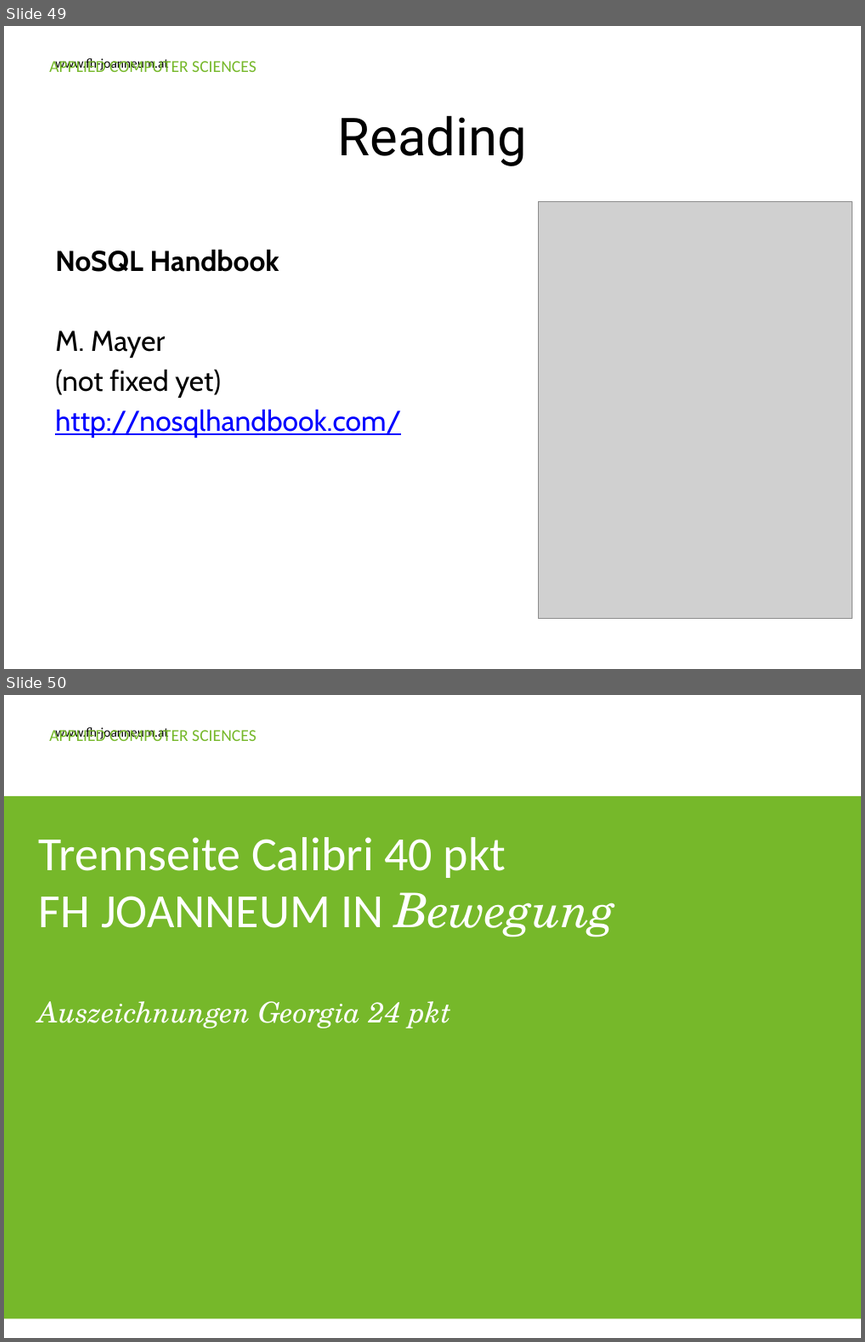
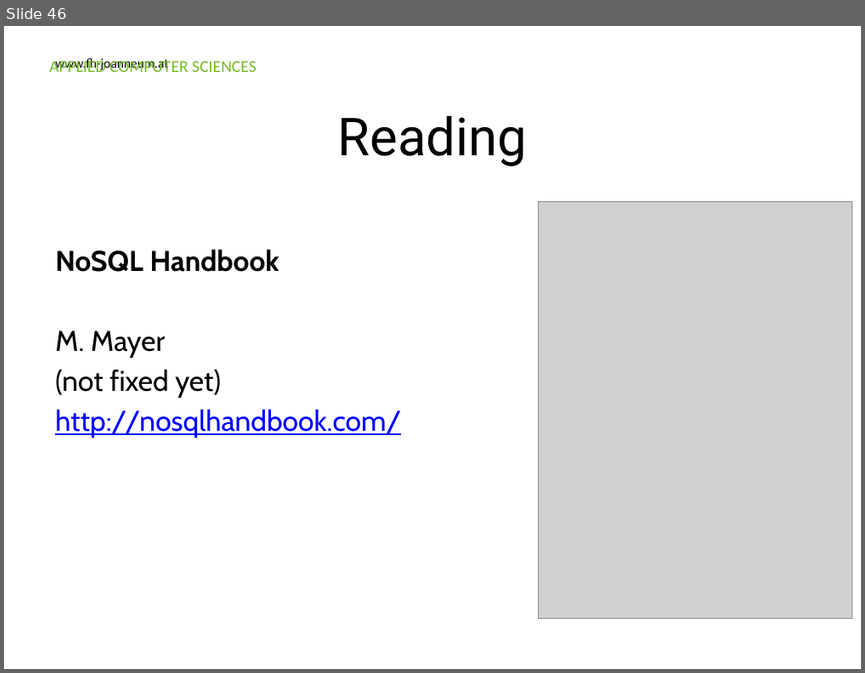
Before and after one commit to Ravenlord/guest-lecture-nosql, a slide deck: Presentation/FHJ_guest_lecture_nosql.pptx. Shown one above the other, each under a label of ours: slides 49 and 50 before the commit, slide 46 after it. The pictures are 865x1342 and 865x673 pixels, drawn with LibreOffice and Linux fonts; fonts in the diff are those of the drawing; grey boxes stand for pictures; background and template pictures are left out. Boxes give left, top, right and bottom in pixels: in the first picture for what was removed or moved away, otherwise in the second. Text is boxed around its words. In the diff, an @@ line names an element or a change of style, - is before the commit and + after.

```diff
--- a/Presentation/FHJ_guest_lecture_nosql.pptx
+++ b/Presentation/FHJ_guest_lecture_nosql.pptx
@@ slide 50 removed at box(4, 695, 861, 1338), background #FFFFFF; not listed: 2 template elements that a slide beside it also shows @@
@@ rectangle removed at box(4, 796, 861, 1319) @@
@@ text removed at box(39, 837, 615, 1028) @@
-Trennseite Calibri 40 pkt
-FH JOANNEUM IN Bewegung
-Auszeichnungen Georgia 24 pkt
@@ what was slide 49 is now slide 46 @@
```
Also in this commit, not shown: 5 slides changed, 1 slide added, 1 other file.
